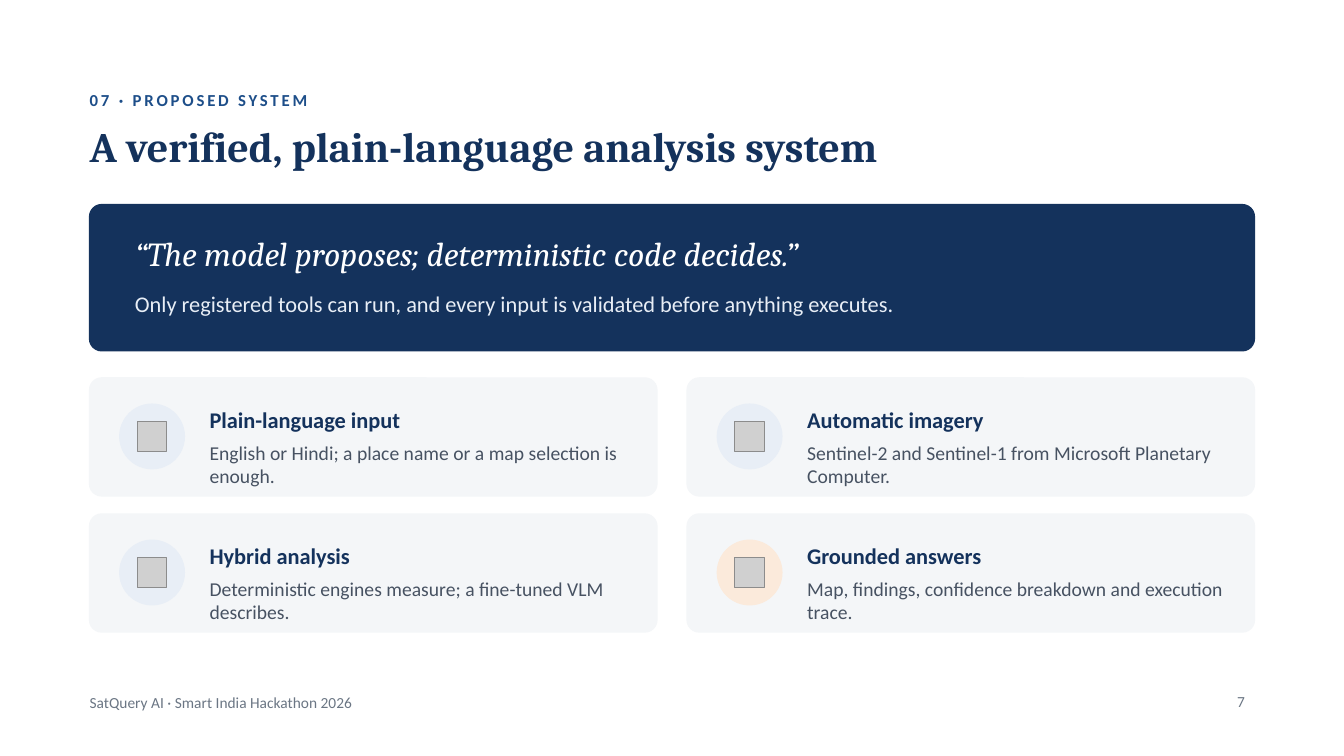
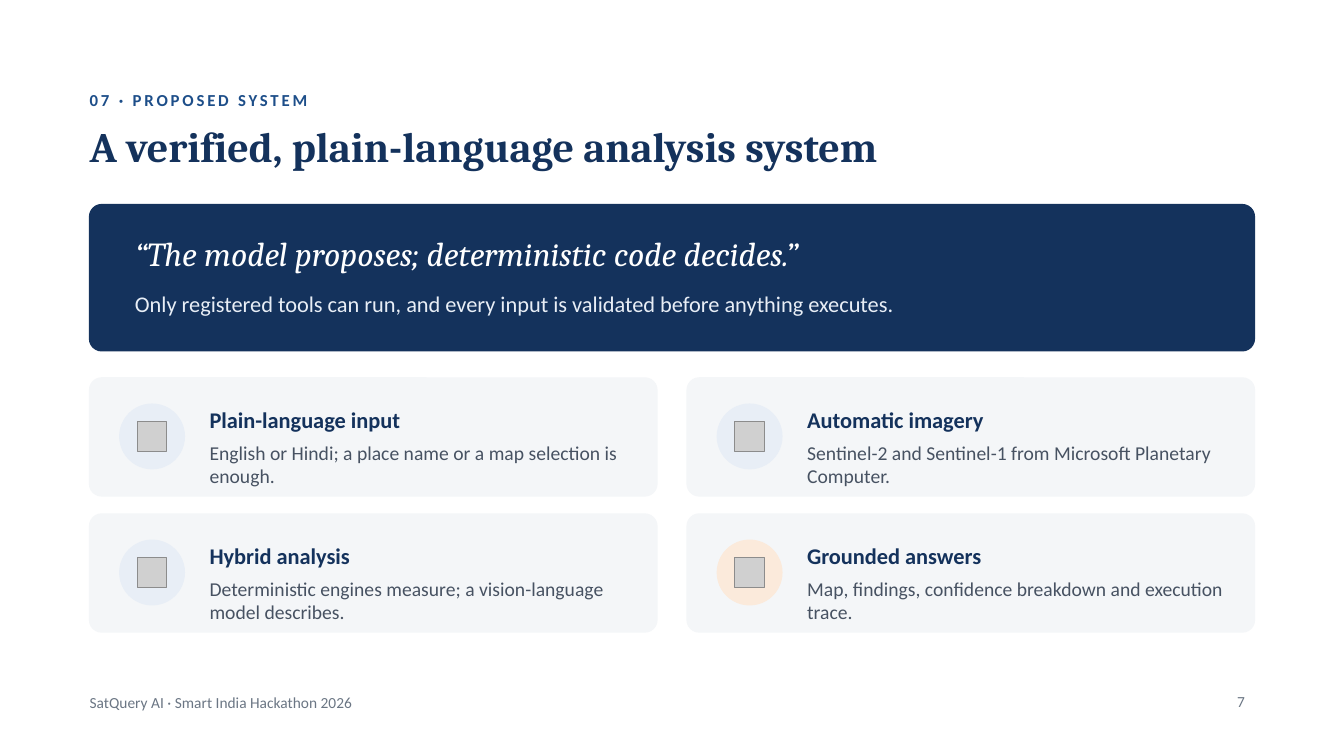
Before and after one commit to VinayakGupta-1/SatQuery-AI, a slide deck: slide 7 of presentation/SatQuery.pptx. Drawn at 1344x756 pixels with LibreOffice and Linux fonts; fonts in the diff are those of the drawing; grey boxes stand for pictures. Boxes give left, top, right and bottom in pixels: in the first picture for what was removed or moved away, otherwise in the second. Text is boxed around its words. In the diff, an @@ line names an element or a change of style, - is before the commit and + after.

```diff
--- a/presentation/SatQuery.pptx
+++ b/presentation/SatQuery.pptx
@@ text at [210, 582, 603, 619]: text changed @@
-Deterministic engines measure; a fine-tuned VLM describes.
+Deterministic engines measure; a vision-language model describes.
```
Also in this commit, not shown: 6 other files.
